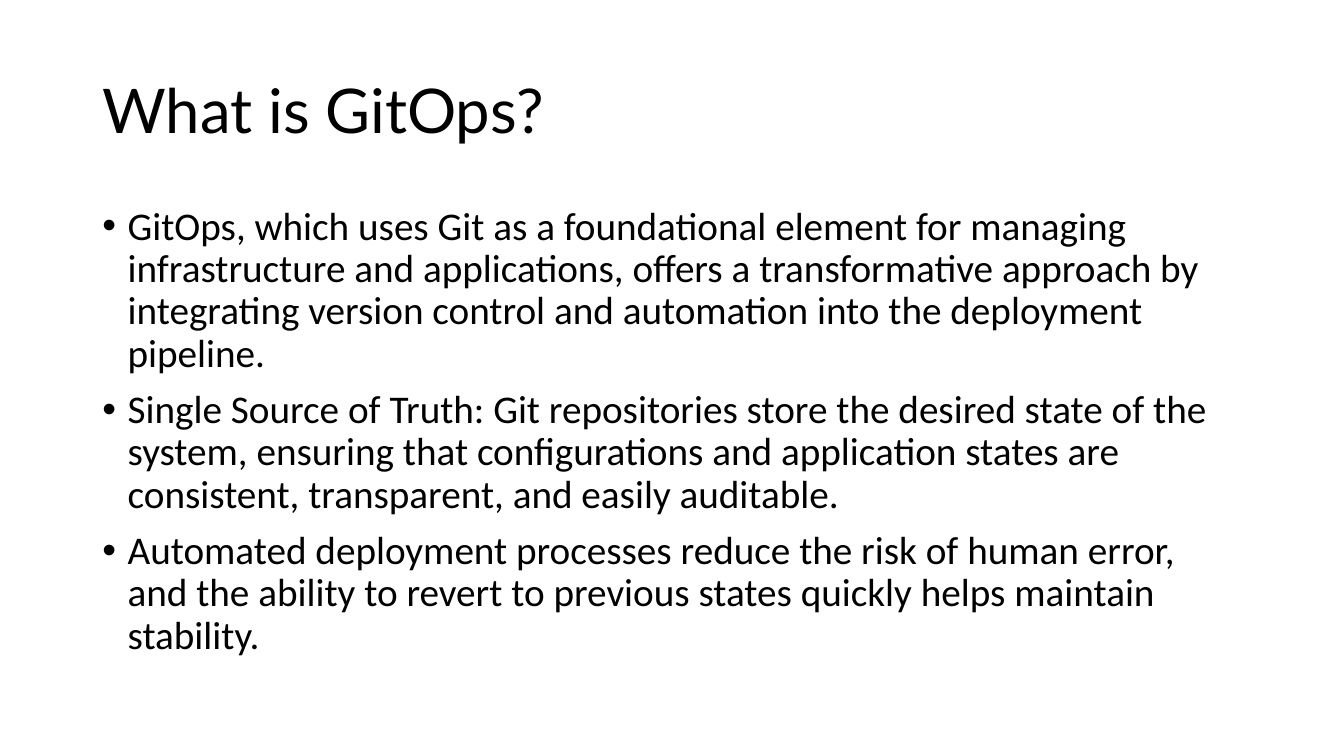
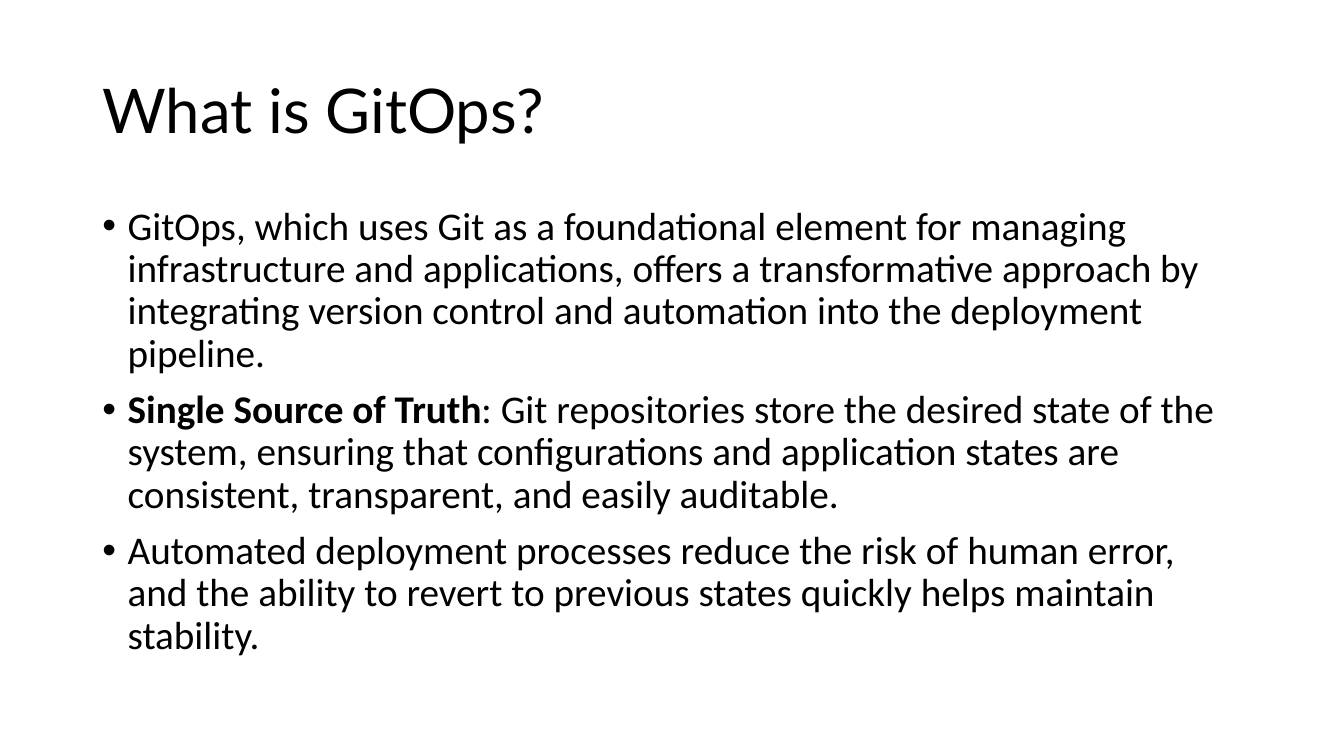
Before and after one commit to amitopenwriteup/argodocs, a slide deck: slide 8 of ArgoCD.pptx. Drawn at 1344x756 pixels with LibreOffice and Linux fonts; fonts in the diff are those of the drawing. Boxes give left, top, right and bottom in pixels: in the first picture for what was removed or moved away, otherwise in the second. Text is boxed around its words. In the diff, an @@ line names an element or a change of style, - is before the commit and + after.

```diff
--- a/ArgoCD.pptx
+++ b/ArgoCD.pptx
@@ text at (x1=128, y1=395, x2=1214, y2=515): bold on in "Single Source of Truth:" @@
```
Also in this commit, not shown: 4 other slides changed, 2 other files.
